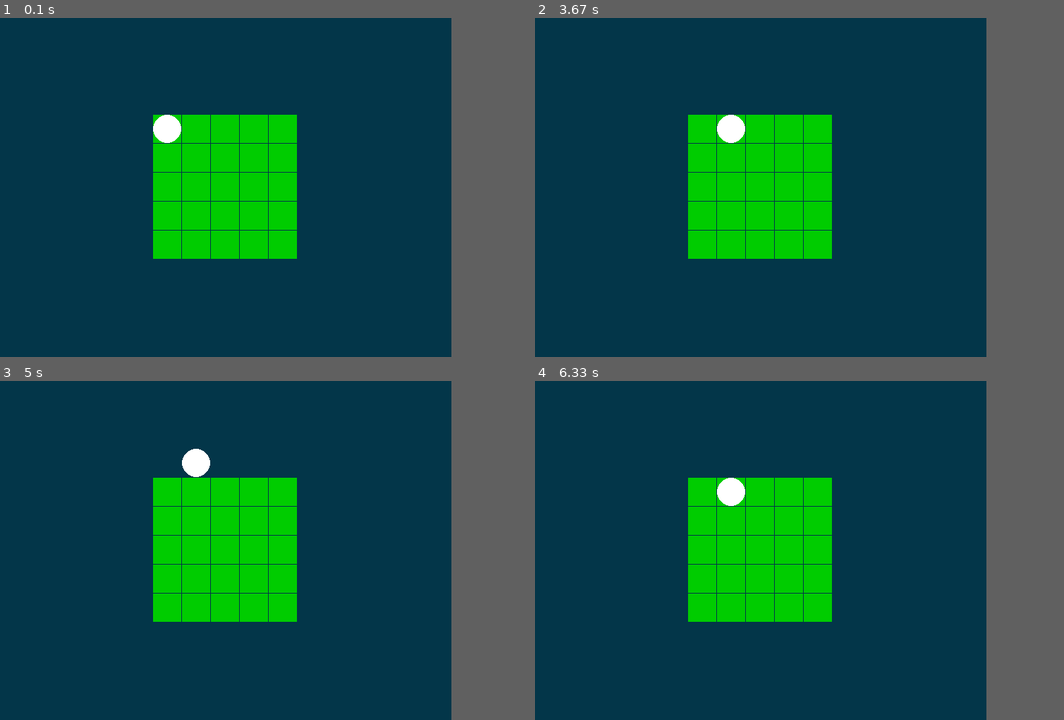
Above: before the commit, frames 1-4 (two rows, left to right).
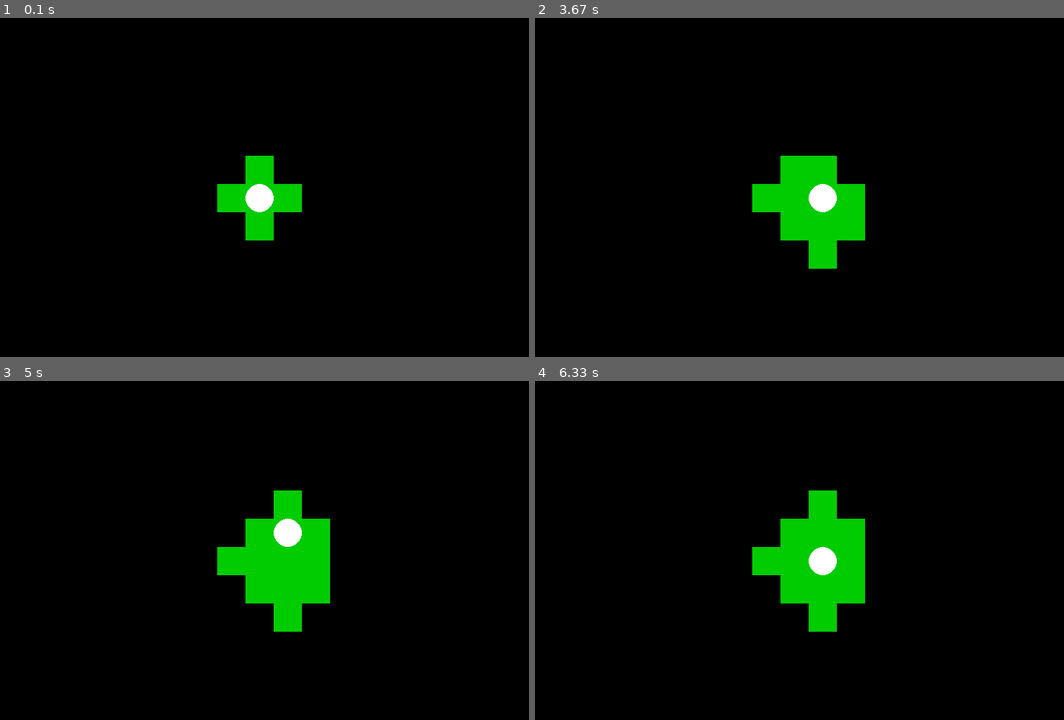
Above: after the commit, the same moments.

Repository: blaketan/hackathon
Game: pygame game, started from test.py
Same seed, same stepped clock (60 frames per second), same inputs: the game is played once before the commit and once after it.
Inputs:
- Up to frame 1 (0.1 s): no input
- Up to frame 2 (3.67 s): hold S 0.33-0.8 s; hold Right 0.33-0.8 s; hold Up 1.33-1.8 s; tap A at 1.83 s; tap D at 3.23 s
- Up to frame 3 (5 s): tap W at 4.57 s
- Up to frame 4 (6.33 s): tap S at 6.07 s
The window is 640x480 before the commit and 750x480 after it. Grey fills any space a smaller window leaves; there, only what the larger window draws over its background counts as a difference.

The runs differ from the first frame. In frame 1, 84% of the frame differs, in the area x 0-86%, y 0-100%; in frame 2, 83%; in frame 3, 82%; in frame 4, 82%.

Commit message:
Implemented light function.

Diff:
--- a/test.py
+++ b/test.py
@@ -1,10 +1,10 @@
 import pygame, sys, random
 from pygame.locals import *
 
-BOARDWIDTH = 5
-BOARDHEIGHT = 5
+BOARDWIDTH = 15
+BOARDHEIGHT = 10
 TILESIZE = 40
-WINDOWWIDTH = 640
+WINDOWWIDTH = 750
 WINDOWHEIGHT = 480
 FPS = 30
 
@@ -15,7 +15,7 @@
 BLUE = (0, 0, 255)
 BRIGHTBLUE = (0, 50, 255)
 DARKTURQUOISE = (3, 54, 73)
-BGCOLOR = DARKTURQUOISE
+BGCOLOR = BLACK
 TILECOLOR = GREEN
 TEXTCOLOR = WHITE
 BORDERCOLOR = BRIGHTBLUE
@@ -59,6 +59,7 @@
                     character.move(UP)
                 elif event.key in (K_DOWN, K_s):
                     character.move(DOWN)
+        character.light(mainBoard)
 
         pygame.display.update()
         FPSCLOCK.tick(FPS)
@@ -91,8 +92,8 @@
             board[tilex][tiley].drawTile(tilex, tiley)
 
 def getLeftTopOfTile(tilex, tiley):
-    left = XMARGIN + (tilex * TILESIZE) + (tilex - 1)
-    top = YMARGIN + (tiley * TILESIZE) + (tiley - 1)
+    left = XMARGIN + (tilex * TILESIZE)
+    top = YMARGIN + (tiley * TILESIZE)
     return left, top
 
 class Tile:
@@ -105,25 +106,41 @@
 
     def drawTile(self, tilex, tiley):
         left, top = getLeftTopOfTile(tilex, tiley)
-        pygame.draw.rect(DISPLAYSURF, TILECOLOR, (left, top, TILESIZE, TILESIZE))
+        if self.light:
+            color = TILECOLOR
+        else:
+            color = BLACK
+        pygame.draw.rect(DISPLAYSURF, color, (left, top, TILESIZE, TILESIZE))
 
 class Character:
     def __init__(self, name = 'Name'):
         self.name = name
-        self.pos = [0,0]
+        self.x = BOARDWIDTH // 2
+        self.y = BOARDHEIGHT // 2
 
     def move(self, move):
         if move == UP:
-            self.pos[1] -= 1
+            self.y -= 1
         elif move == DOWN:
-            self.pos[1] += 1
+            self.y += 1
         elif move == LEFT:
-            self.pos[0] -= 1
+            self.x -= 1
         elif move == RIGHT:
-            self.pos[0] += 1
+            self.x += 1
+
+    def light(self, board):
+        board[self.x][self.y].brighten()
+        if self.x > 0:
+            board[self.x-1][self.y].brighten()
+        if self.x < BOARDWIDTH - 1:
+            board[self.x+1][self.y].brighten()
+        if self.y > 0:
+            board[self.x][self.y-1].brighten()
+        if self.y < BOARDHEIGHT - 1:
+            board[self.x][self.y+1].brighten()
 
     def drawChar(self):
-        left, top = getLeftTopOfTile(self.pos[0], self.pos[1])
+        left, top = getLeftTopOfTile(self.x, self.y)
         pygame.draw.circle(DISPLAYSURF, WHITE, (left + TILESIZE // 2, top + TILESIZE // 2), TILESIZE // 2)
 
 if __name__ == '__main__':
